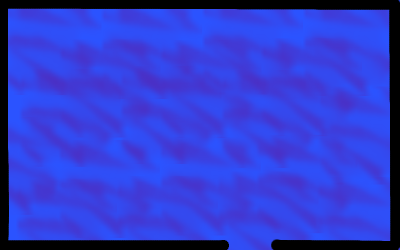
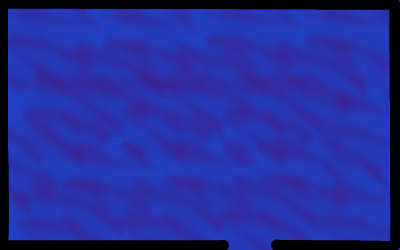
Revision of a layered w=400, h=250 image; what changed, layer by layer:
added layer "New Layer#5" (24%) above "New Layer#4" over (8, 0, 400, 250)
